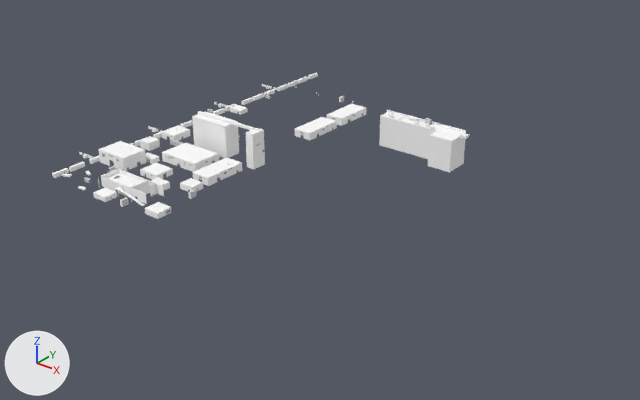
One commit to the glTF model assets/models/buildings/south_port.glb: the scene before it, then after it.
Before and after are seen from a 50 mm camera at (528.0, -451.0, 308.0) aimed at (93.0, 93.0, -29.0). The axes (+X, +Y, +Z) are drawn at lower left. The lights are the same throughout. The older version comes first. Vertices at exactly the same position are counted once.

The first picture shows 'south_port'.
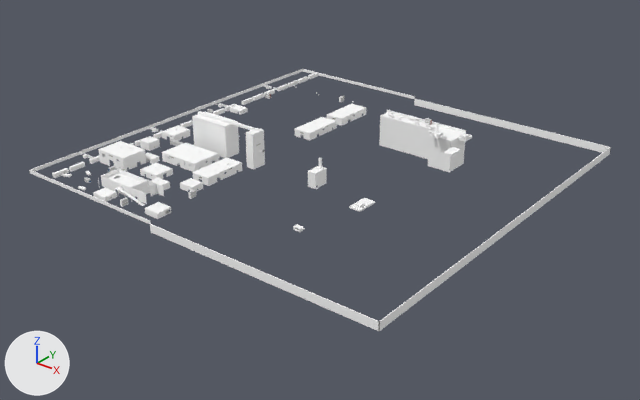
Boxes [x1, y1, x2, y2] around the edits, measured in the pictures (640 x 400 px):
```json
{"object": "south_port", "change": "reshaped", "before": [52, 73, 469, 219], "after": [29, 69, 611, 331], "on screen": "39% wider, 79% taller"}
{"part": 1, "of": "me_south_port", "change": "added", "after": [29, 69, 303, 173]}
{"part": 2, "of": "me_south_port", "change": "added", "after": [303, 69, 415, 99]}
{"part": 3, "of": "me_south_port", "change": "added", "after": [30, 170, 151, 224]}
{"part": 4, "of": "me_south_port", "change": "added", "after": [308, 171, 316, 189]}
{"part": 5, "of": "me_south_port", "change": "added", "after": [309, 166, 326, 174]}
{"part": 6, "of": "me_south_port", "change": "added", "after": [293, 130, 472, 232]}
{"part": 7, "of": "me_south_port", "change": "added", "after": [150, 99, 611, 331]}
```

Scene script edits in JSON lines:
```json
{"block": "me_south_port", "where": "# used by ob_south_port; location = (0.0, 0.0, 0.0)"}
{"op": "remove", "block": "me_south_port", "code": "me_south_port.from_pydata(...)  # 10932 vertices, 16330 faces; spans x -90.0..158.0, y -66.0..286.0, z -29.0..34.0"}
{"op": "add", "block": "me_south_port", "code": "me_south_port.from_pydata(...)  # 11483 vertices, 17152 faces; spans x -90.0..270.0, y -70.0..290.0, z -29.0..34.0"}
{"block": "me_south_port", "change": "me_south_port part 1: the loose piece of 8 vertices spanning x -90.0..-86.0, y 150.0, z 2.0..5.0 is copied, and the copy is scaled about its middle by (0.171, 900, 1.15), then moved by (-1.0, -40.0, 0.0); it spans x -90.0..-89.0, y -70.0..290.0, z 2.0..6.0"}
{"block": "me_south_port", "change": "me_south_port part 2: the loose piece of 8 vertices spanning x -68.0..-64.0, y 272.0..286.0, z 4.0..6.0 is copied, and the copy is scaled about its middle by (50.2, 0.0429, 1.11), then moved by (51.0, 10.0, -1.0); it spans x -90.0..61.0, y 289.0..290.0, z 2.0..6.0"}
{"block": "me_south_port", "change": "me_south_port part 3: the loose piece of 8 vertices spanning x -5.0..-4.0, y -59.0..-58.0, z 7.0..8.0 is copied, and the copy is scaled about its middle by (125, 0.667, 3.33), then moved by (-10.0, -11.0, -3.0); it spans x -90.0..61.0, y -70.0..-69.0, z 2.0..6.0"}
{"block": "me_south_port", "change": "me_south_port part 4: a new loose piece, a box spanning x 111.5..119.5, y 53.85..54.15, z 3.75..17.2, in mat_riptide_atlas"}
{"block": "me_south_port", "change": "me_south_port part 5: a new loose piece, a box spanning x 111.5..119.5, y 54.0..68.0, z 17.2..17.45, in mat_riptide_atlas"}
{"block": "me_south_port", "change": "me_south_port part 6: 307 vertices added at x 111.0..167.0, y -6.0..238.0, z 0.0..26.0"}
{"block": "me_south_port", "change": "me_south_port part 7: 20 vertices added at x 61.0..270.0, y -70.0..290.0, z -4.0..3.0"}
{"block": "me_south_port", "change": "other edits to the shape of me_south_port do not show in these pictures"}
```
